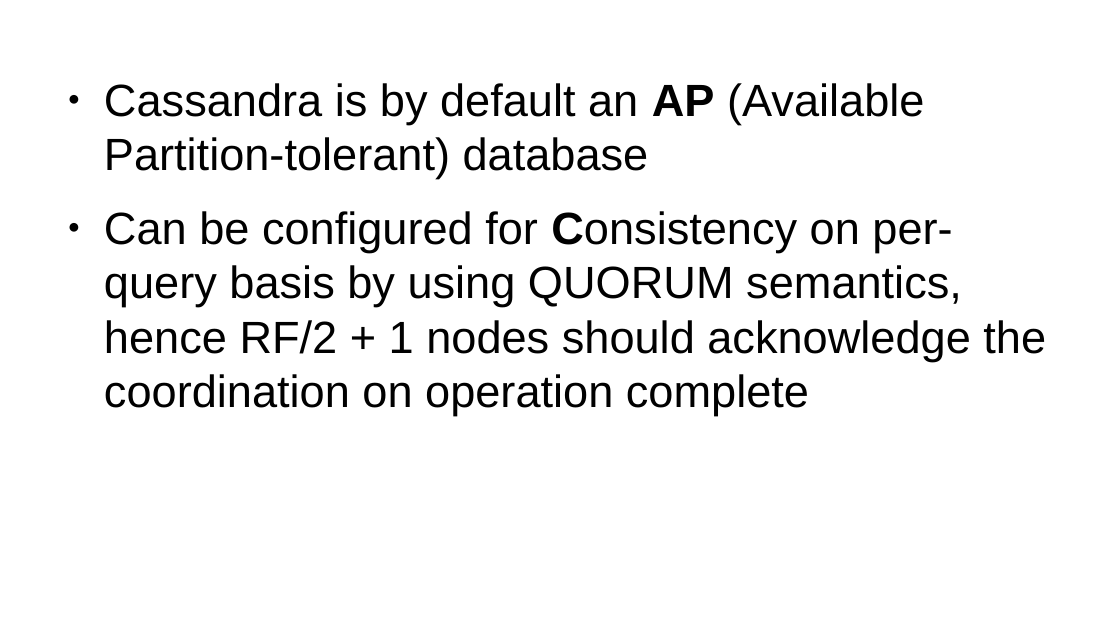
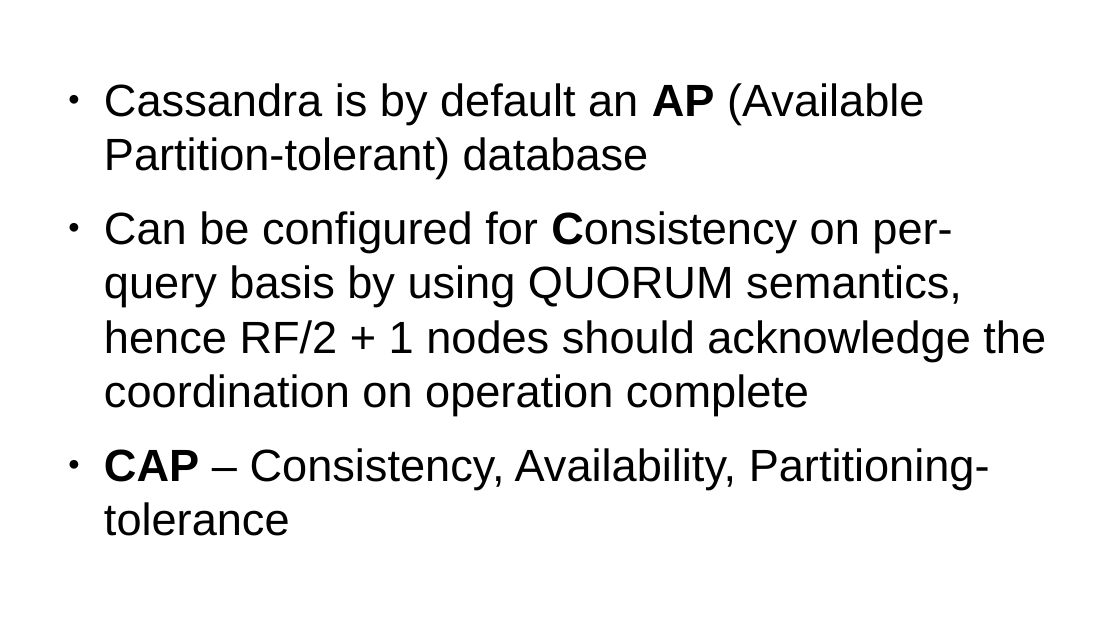
Before and after one commit to dbondin/unndb-2021, a slide deck: slide 4 of cassandra.odp. Drawn at 1120x630 pixels with LibreOffice and Linux fonts; fonts in the diff are those of the drawing. Boxes give left, top, right and bottom in pixels: in the first picture for what was removed or moved away, otherwise in the second. Text is boxed around its words. In the diff, an @@ line names an element or a change of style, - is before the commit and + after.

```diff
--- a/cassandra.odp
+++ b/cassandra.odp
@@ text at box(104, 448, 990, 536): paragraph added @@
+● CAP – Consistency, Availability, Partitioning-tolerance
```
Also in this commit, not shown: 2 other slides changed, 1 other file.
